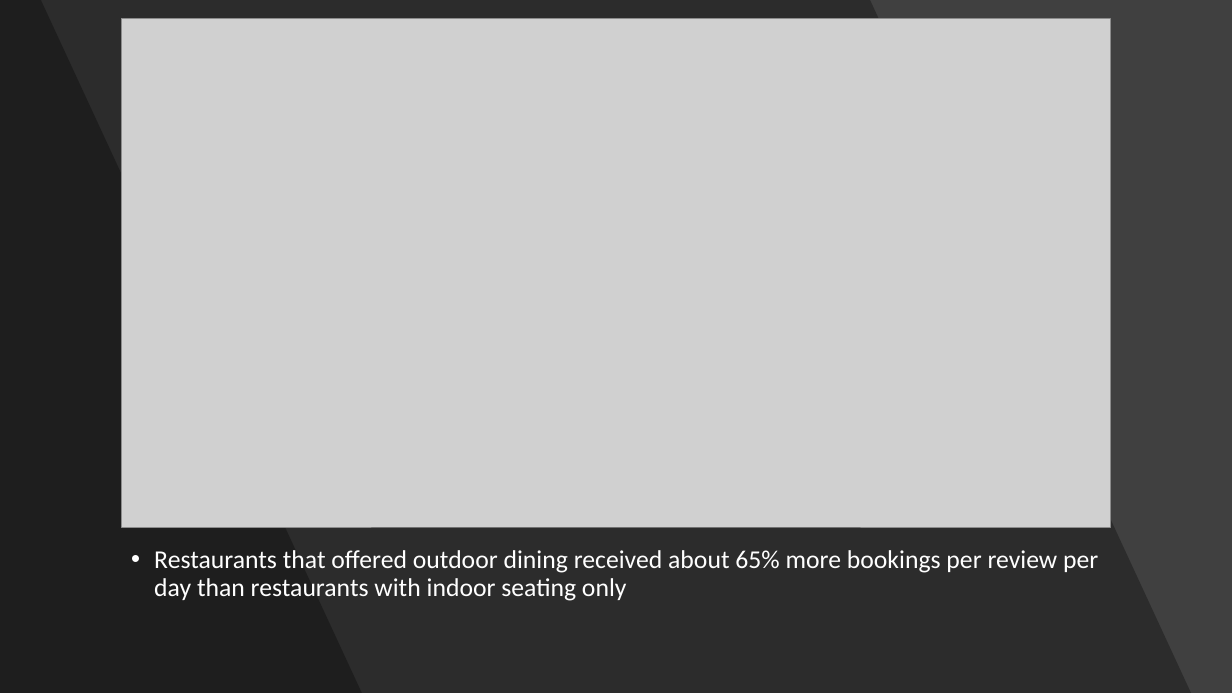
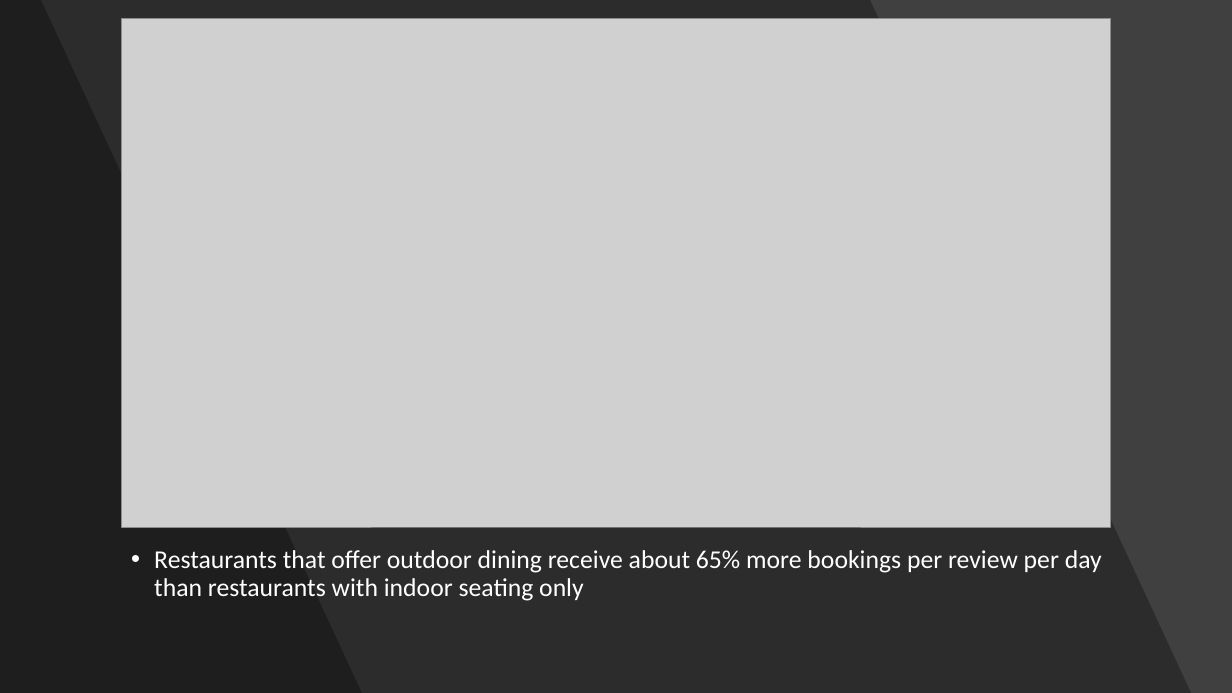
Before and after one commit to faymatt99/opentable_scraping_analysis, a slide deck: slide 19 of opentable_analysis_presentation.pptx (slide 20 before the commit). Drawn at 1232x693 pixels with LibreOffice and Linux fonts; fonts in the diff are those of the drawing; grey boxes stand for pictures. Boxes give left, top, right and bottom in pixels: in the first picture for what was removed or moved away, otherwise in the second. Text is boxed around its words. In the diff, an @@ line names an element or a change of style, - is before the commit and + after.

```diff
--- a/opentable_analysis_presentation.pptx
+++ b/opentable_analysis_presentation.pptx
@@ text at (x1=154, y1=550, x2=1102, y2=601): text changed @@
-• Restaurants that offered outdoor dining received about 65% more bookings per review per day than restaurants with indoor seating only
+• Restaurants that offer outdoor dining receive about 65% more bookings per review per day than restaurants with indoor seating only
```
Also in this commit, not shown: 15 other slides changed, 2 slides added, 2 slides removed, 2 other files.
